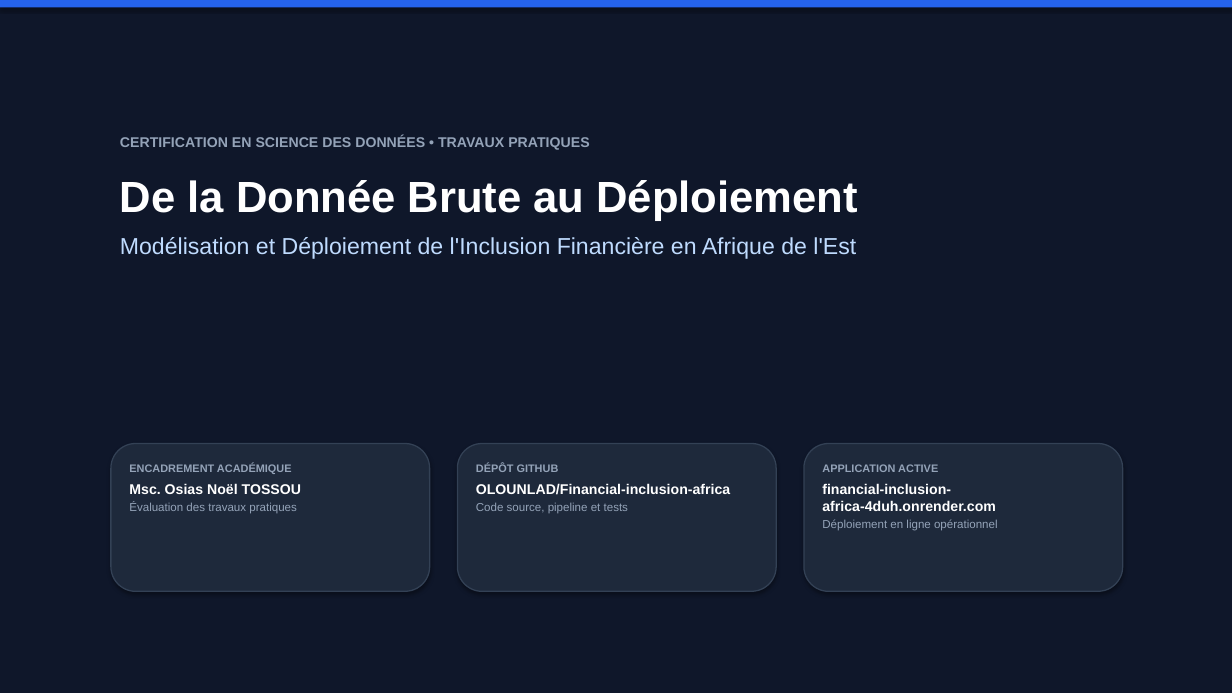
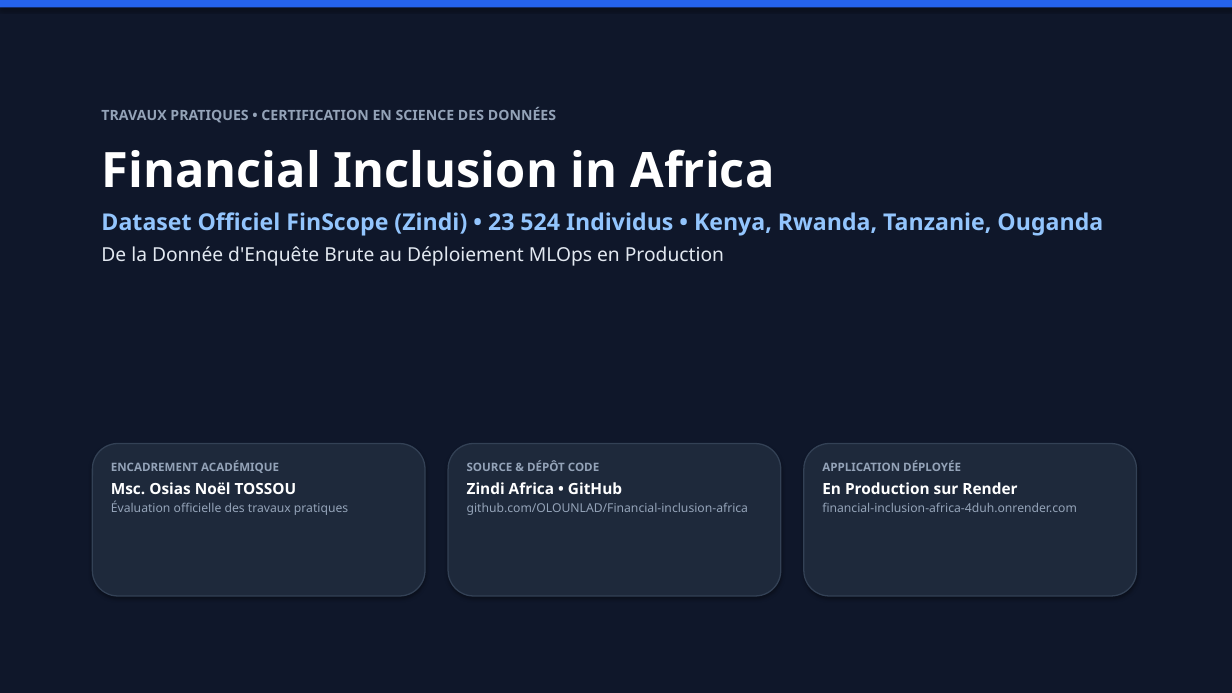
Before and after one commit to OLOUNLAD/Financial-inclusion-africa, a slide deck: slide 1 of Presentation_Soutenance.pptx. Drawn at 1232x693 pixels with LibreOffice and Linux fonts; fonts in the diff are those of the drawing. Boxes give left, top, right and bottom in pixels: in the first picture for what was removed or moved away, otherwise in the second. Text is boxed around its words. In the diff, an @@ line names an element or a change of style, - is before the commit and + after.

Commit message:
Redesign defense slides: highlight FinScope dataset, enlarge typography to 13pt, and balance card proportions

```diff
--- a/Presentation_Soutenance.pptx
+++ b/Presentation_Soutenance.pptx
@@ text at (x1=101, y1=107, x2=1103, y2=266): text changed; font Arial to Noto Sans; text colour #BFDBFE to #93C5FD @@
-CERTIFICATION EN SCIENCE DES DONNÉES • TRAVAUX PRATIQUES
-De la Donnée Brute au Déploiement
-Modélisation et Déploiement de l'Inclusion Financière en Afrique de l'Est
+TRAVAUX PRATIQUES • CERTIFICATION EN SCIENCE DES DONNÉES
+Financial Inclusion in Africa
+Dataset Officiel FinScope (Zindi) • 23 524 Individus • Kenya, Rwanda, Tanzanie, Ouganda
+De la Donnée d'Enquête Brute au Déploiement MLOps en Production
@@ rounded rectangle resized from (x1=111, y1=444, x2=430, y2=592) to (x1=92, y1=444, x2=425, y2=596) @@
@@ rounded rectangle resized from (x1=457, y1=444, x2=776, y2=592) to (x1=448, y1=444, x2=781, y2=596) @@
@@ rounded rectangle resized from (x1=804, y1=444, x2=1123, y2=592) to (x1=804, y1=444, x2=1137, y2=596) @@
@@ text at (x1=111, y1=460, x2=297, y2=494): size 8.5 to 9 pt in "ENCADREMENT ACADÉMIQUE"; font Arial to Noto Sans in "ENCADREMENT ACADÉMIQUE", "Msc. Osias Noël TOSSOU"; size 11 to 12 pt in "Msc. Osias Noël TOSSOU" @@
@@ text "ENCADREMENT ACADÉMIQUE" moved from (x1=129, y1=464, x2=301, y2=514) to (x1=111, y1=460, x2=348, y2=515) @@
@@ text at (x1=467, y1=460, x2=748, y2=515): text changed; size 11 to 9.5 pt; font Arial to Noto Sans; bold off @@
-DÉPÔT GITHUB
-OLOUNLAD/Financial-inclusion-africa
-Code source, pipeline et tests
+SOURCE & DÉPÔT CODE
+Zindi Africa • GitHub
+github.com/OLOUNLAD/Financial-inclusion-africa
@@ text at (x1=822, y1=460, x2=1017, y2=494): text changed; size 8.5 to 12 pt; font Arial to Noto Sans; text colour #94A3B8 to #FFFFFF @@
-APPLICATION ACTIVE
+APPLICATION DÉPLOYÉE
+En Production sur Render
@@ text at (x1=111, y1=500, x2=348, y2=515): text changed; size 9 to 9.5 pt; font Arial to Noto Sans @@
-Évaluation des travaux pratiques
+Évaluation officielle des travaux pratiques
@@ text at (x1=822, y1=503, x2=1077, y2=512): size 11 to 9.5 pt, font Arial to Noto Sans, text colour #FFFFFF to #94A3B8, bold off in "financial-inclusion-africa-4duh.onrender.com"; less space between paragraphs @@
@@ text at (x1=822, y1=519, x2=998, y2=531): paragraph removed @@
-Déploiement en ligne opérationnel
```
Also in this commit, not shown: 15 other slides changed, 2 other files.
